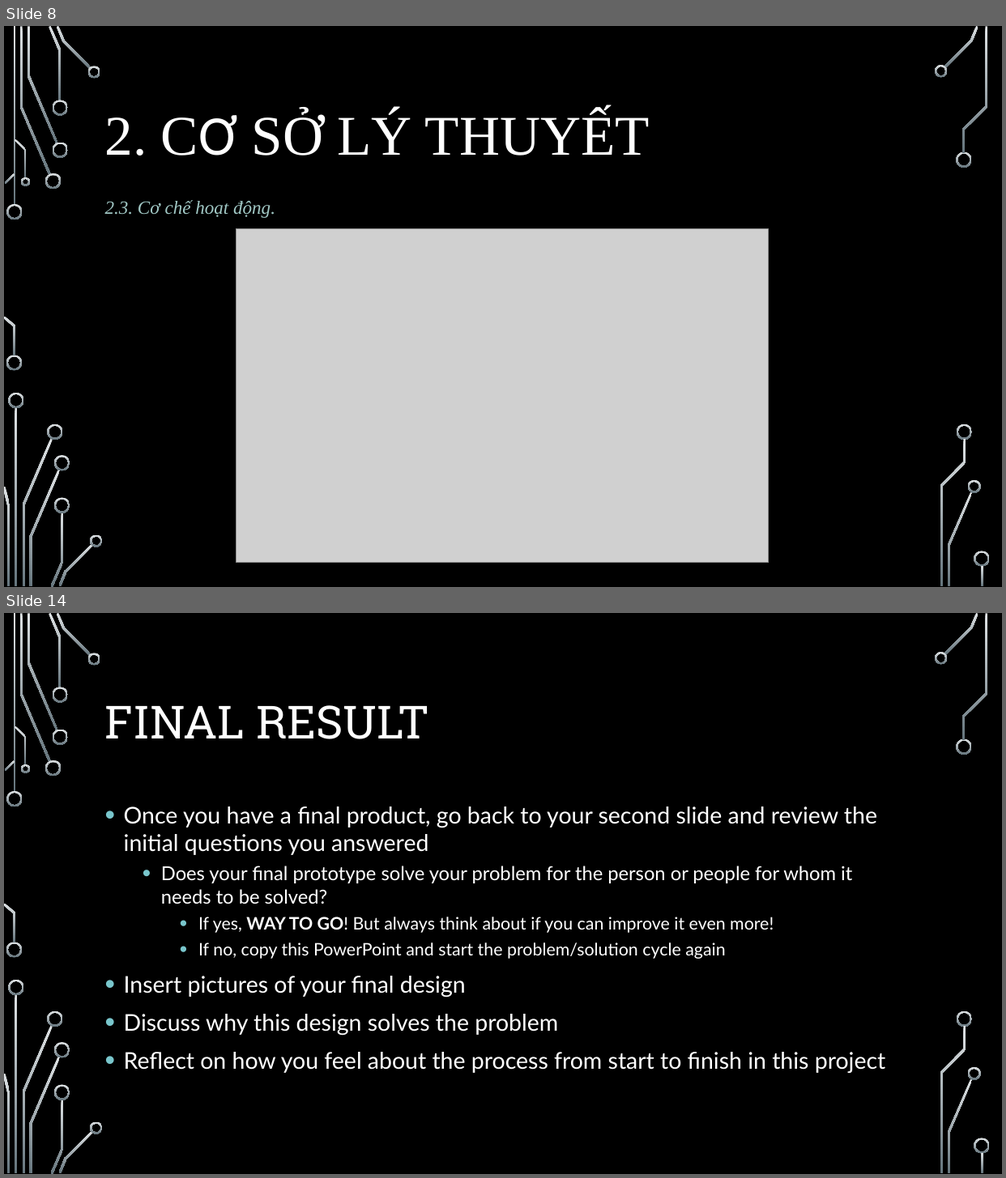
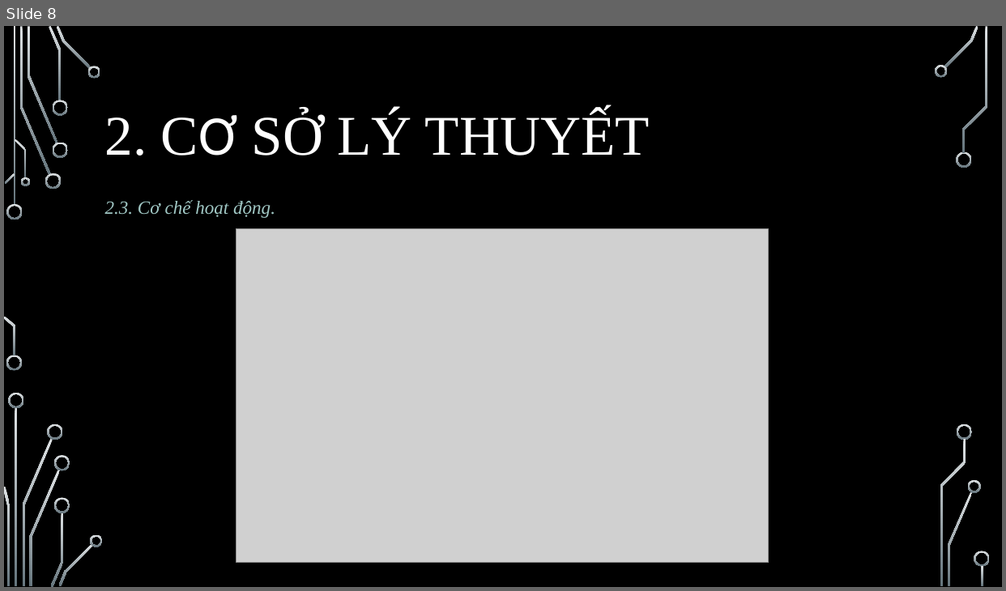
Before and after one commit to kiet1022/DoanHoiIT, a slide deck: FileBC/SlideBaoCaoVer2NotComplete.pptx. Shown one above the other, each under a label of ours: slides 8 and 14 before the commit, slide 8 after it; the slides between them are not shown. The pictures are 1006x1178 and 1006x591 pixels, drawn with LibreOffice and Linux fonts; fonts in the diff are those of the drawing; grey boxes stand for pictures; background and template pictures are left out. Boxes give left, top, right and bottom in pixels: in the first picture for what was removed or moved away, otherwise in the second. Text is boxed around its words. In the diff, an @@ line names an element or a change of style, - is before the commit and + after.

```diff
--- a/FileBC/SlideBaoCaoVer2NotComplete.pptx
+++ b/FileBC/SlideBaoCaoVer2NotComplete.pptx
@@ slide 14 removed at (4,613,1002,1174), background picture (left out); not listed: 36 template elements that a slide beside it also shows @@
@@ title removed at (105,705,429,739) @@
-FINAL RESULT
@@ text removed at (124,807,886,1073) @@
-• Once you have a final product, go back to your second slide and review the initial questions you answered
-  • Does your final prototype solve your problem for the person or people for whom it needs to be solved?
-    • If yes, WAY TO GO! But always think about if you can improve it even more!
-    • If no, copy this PowerPoint and start the problem/solution cycle again
-• Insert pictures of your final design
-• Discuss why this design solves the problem
-• Reflect on how you feel about the process from start to finish in this project
```
Also in this commit, not shown: 1 slide changed, 13 slides added, 4 other slides removed.
